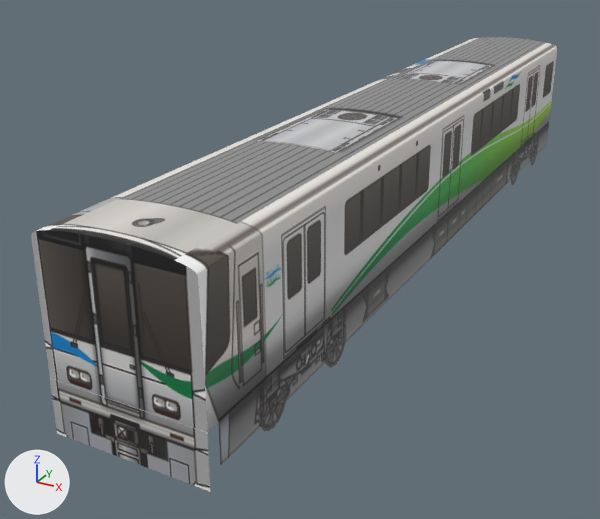
Renders of the glTF model mini-japanrail-3d/models/ainokaze-521/car1.glb from each side of a commit.
Camera for both pictures: a 50 mm lens placed at (7.26, -7.85, 7.88), pointed at (-1.49, 8.06, -0.07). Arrows for +X, +Y and +Z are at lower left; the lights stay in place. The picture after the commit comes second. Vertices at exactly the same position are counted once.

Objects in the first picture: 'ainokaze-521-car1'.
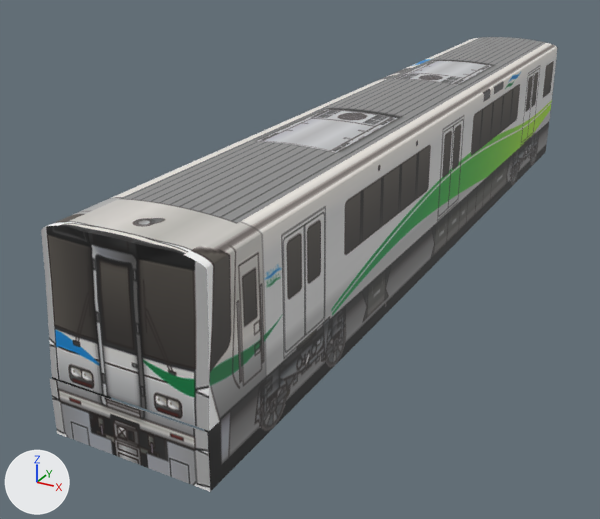
Commit message: OT-3 rework ainokaze-521: fix く head shape (nose rake/fold per real car)

Boxes [x1, y1, x2, y2] around the edits, measured in the pictures (600 x 519 px):
'ainokaze-521-car1', surface changed, reshaped: before [31, 37, 558, 492]; after [41, 37, 558, 492]
part 1 of me_ainokaze_521_car1, cut back: before [31, 216, 221, 432]; after [41, 123, 549, 491]

Edits to the bpy script that builds the scene:
```text
Change mat_under:
    remove n2 = _N.new('ShaderNodeMath'); n2.name = 'Math'
    remove n2.operation = 'SUBTRACT'
    remove n2.inputs[0].default_value = 1.0  # 'Value'
    remove n3 = _N.new('ShaderNodeMath'); n3.name = 'Math.001'
    remove n3.operation = 'LESS_THAN'
    where n0 = _N.new('ShaderNodeBsdfPrincipled'); n0.name = 'Principled BSDF'
    remove _L.new(n2.outputs[0], n0.inputs[4])  # 'Value' to 'Alpha'
    remove _L.new(n3.outputs[0], n2.inputs[1])  # 'Value' to 'Value'
    where n4 = _N.new('ShaderNodeTexImage'); n4.name = 'Image Texture'
    remove _L.new(n4.outputs[1], n3.inputs[0])  # 'Alpha' to 'Value'
Change me_ainokaze_521_car1:
    used by ob_ainokaze_521_car1; location = (0.0, 0.0, 0.0)
    remove me_ainokaze_521_car1.from_pydata(...)  # 4405 vertices, 8794 faces; spans x -1.5..1.5, y 0.0..19.7, z 0.0..3.6
    add me_ainokaze_521_car1.from_pydata(...)  # 4585 vertices, 9154 faces; spans x -1.5..1.5, y 0.0..19.7, z 0.0..3.6
    me_ainokaze_521_car1 part 1: 23 vertices moved from x -1.5..1.5, y 0.0..0.5, z 1.8..3.6 to x -1.5..1.5, y 0.1..0.5, z 1.8..3.6; 27 vertices removed from x -1.5..1.5, y 0.0..0.1, z 1.8..3.6; 207 vertices added at x -1.5..1.5, y 0.0..19.7, z 0.0..3.6
```
